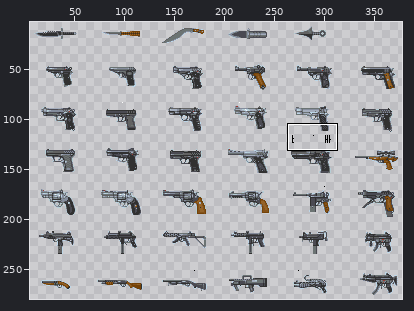
Two versions of one sprite sheet, FPS_CSG/Assets/resources/art/weapons/SPR_ALL_WEAPONS.png. Above, an overview of the earlier version with the close-up marked.
Close-up. Old version:
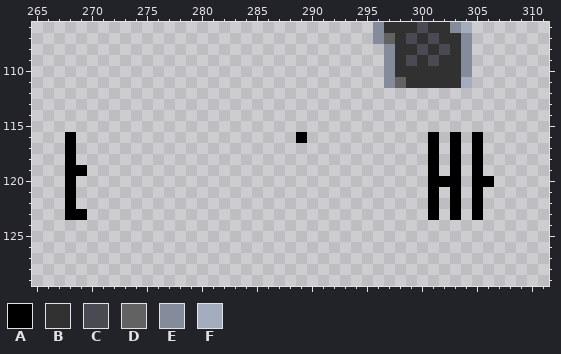
The file is 384x464 pixels. Shown: x 265..311, y 106..129. The wide view leaves out empty margins. The commit also changed other parts of the picture, which this record leaves out.
Palette (. is transparent): A #000000  B #313131  C #4a4a52  D #626262  E #848c9c  F #a4adbd
Pixels before, first column x 268:
106 ............................EBBBCBBEF..
107 ............................EDBCBCBBE..
108 .............................EBBCBCBE..
109 .............................EBCBCBBE..
110 .............................EBBBBBBE..
111 .............................EDBBBBBF..
112 .......................................
113 .......................................
114 .......................................
115 .......................................
116 A....................A...........A.A.A.
117 A................................A.A.A.
118 A................................A.A.A.
119 AA...............................A.A.A.
120 A................................AAA.AA
121 A................................A.A.A.
122 A................................A.A.A.
123 AA...............................A.A.A.
Now the later version:
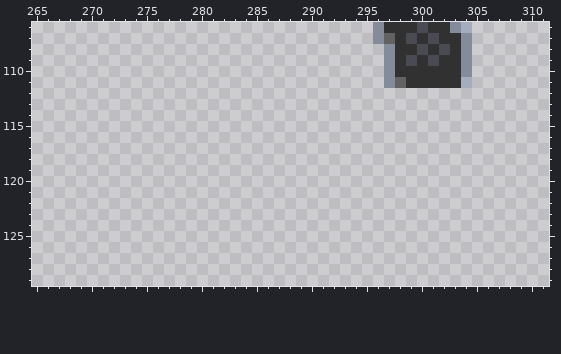
Difference:
Changed rows in their new state; - is an unchanged pixel.
first column x 268:
116 .--------------------.-----------.-.-.-
117 .--------------------------------.-.-.-
118 .--------------------------------.-.-.-
119 ..-------------------------------.-.-.-
120 .--------------------------------...-..
121 .--------------------------------.-.-.-
122 .--------------------------------.-.-.-
123 ..-------------------------------.-.-.-
Pixel boxes of the changes (left, top, right, bottom) in both close-ups:
erased: (65, 132, 87, 220)
erased: (296, 132, 307, 143)
erased: (428, 132, 494, 220)
